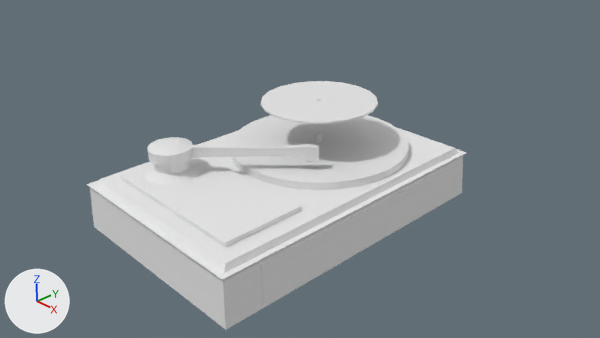
What one commit did to the Blender file HackerMan/Assets/Assets/Meshes/record_player.blend.
Camera for both pictures: the file's camera 'Camera'. Lighting does not change. The marker at lower left points along +X, +Y and +Z.

In view in the first picture: 'Circle', 'dingle_arm', 'record_player_body', 'record_player_turner'.
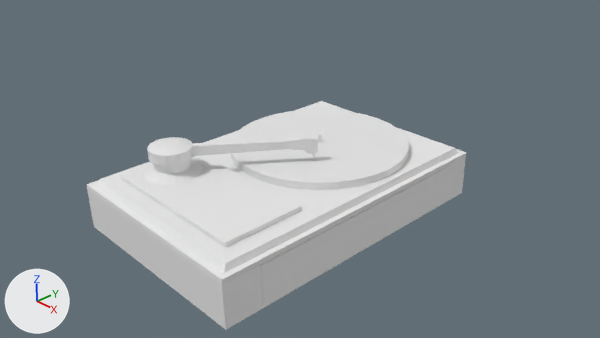
Changed parts and their boxes [x1, y1, x2, y2] in the pictures (600 x 338 px):
'dingle_arm', turned
    before: [144, 137, 319, 185]
    after: [144, 136, 318, 185]
'Circle', deleted
    before: [261, 81, 378, 124]

Edits to the bpy script that builds the scene:
```text
Remove ob_circle:
    ob_circle = bpy.data.objects.new('Circle', me_circle_004)
    ob_circle.location = (0.0, 0.94, 1.38)
Change ob_dingle_arm:
    ob_dingle_arm.rotation_euler: (0.0, 0.0, 0.0) -> (0.0, 0.0, 0.138)  # degrees (0, 0, 0) -> degrees (0, 0, 7.9)
```
